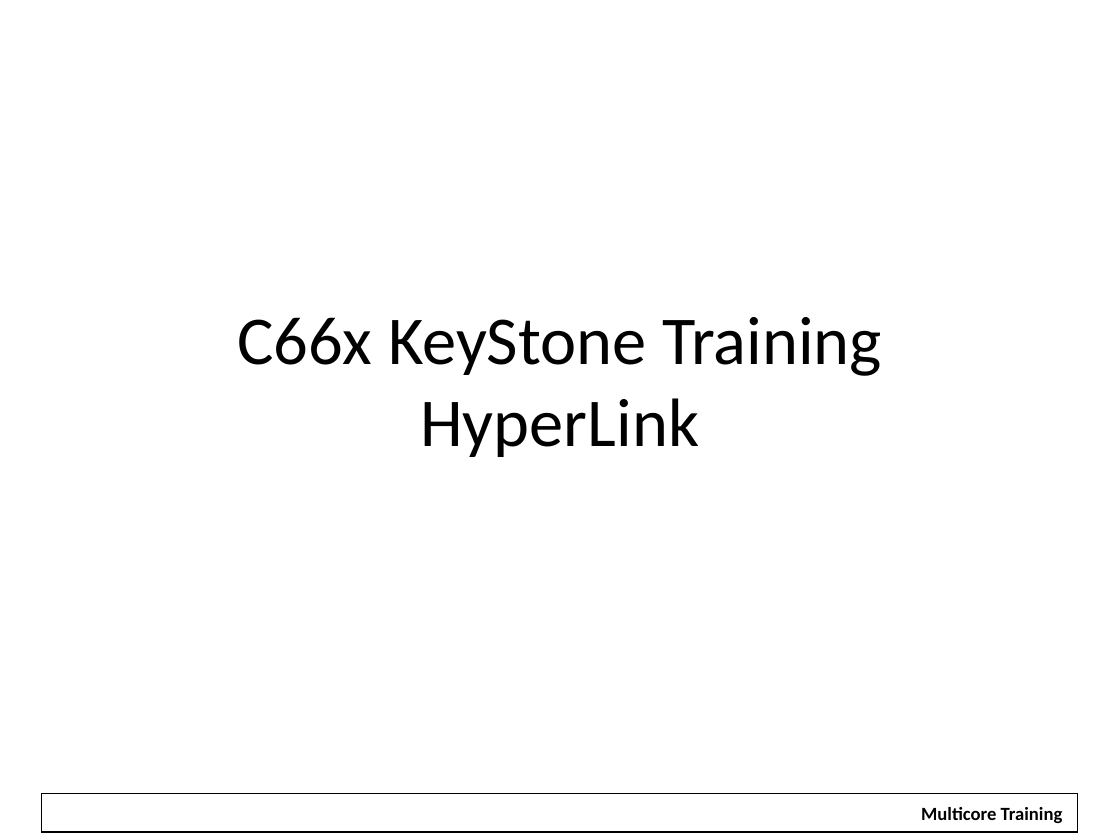
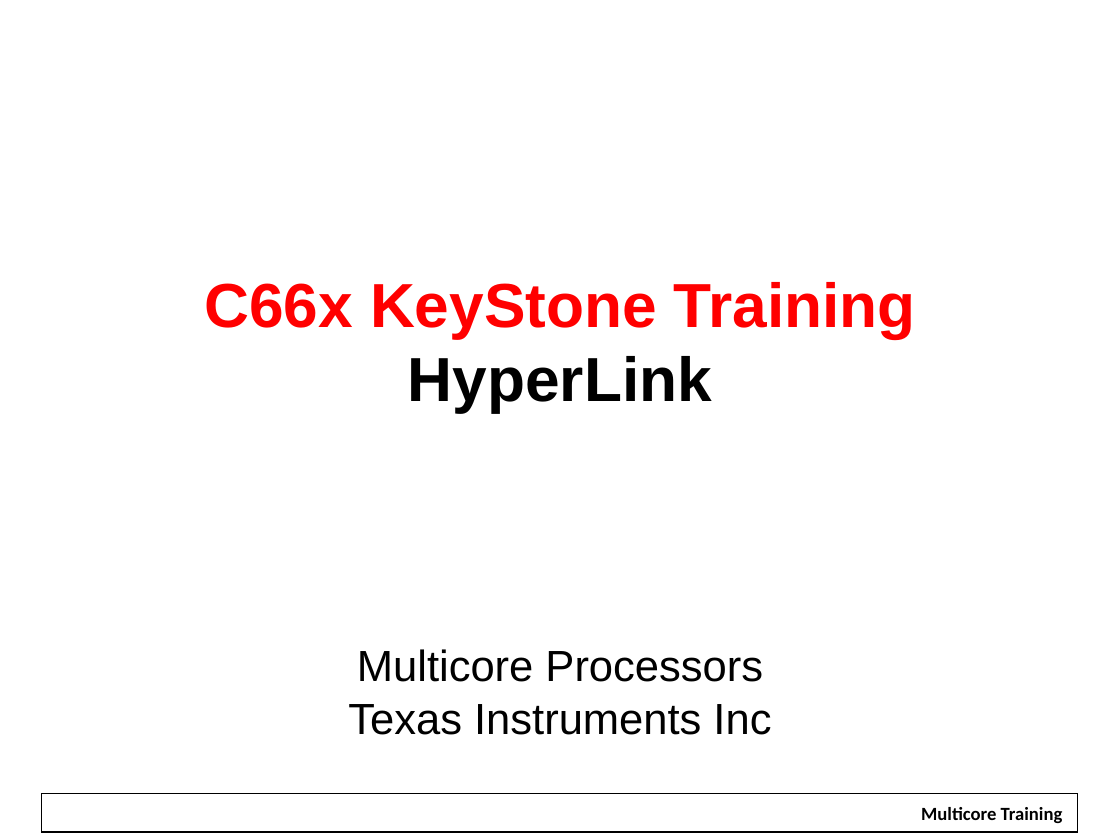
Before and after one commit to hari1989/keystone-workshop, a slide deck: slide 1 of slides/Intro to Hyperlink.pptx. Drawn at 1120x840 pixels with LibreOffice and Linux fonts; fonts in the diff are those of the drawing; background and template pictures are left out. Boxes give left, top, right and bottom in pixels: in the first picture for what was removed or moved away, otherwise in the second. Text is boxed around its words. In the diff, an @@ line names an element or a change of style, - is before the commit and + after.

```diff
--- a/slides/Intro to Hyperlink.pptx
+++ b/slides/Intro to Hyperlink.pptx
@@ title at (204,282,916,735): text changed; size 44 to 28 pt; font Calibri to Arial @@
-C66x KeyStone Training
-HyperLink
+C66x KeyStone Training
+HyperLink
+Multicore Processors
+Texas Instruments Inc
```
Also in this commit, not shown: 23 other slides changed, 40 slides added, 23 slides removed, 1 other file.
